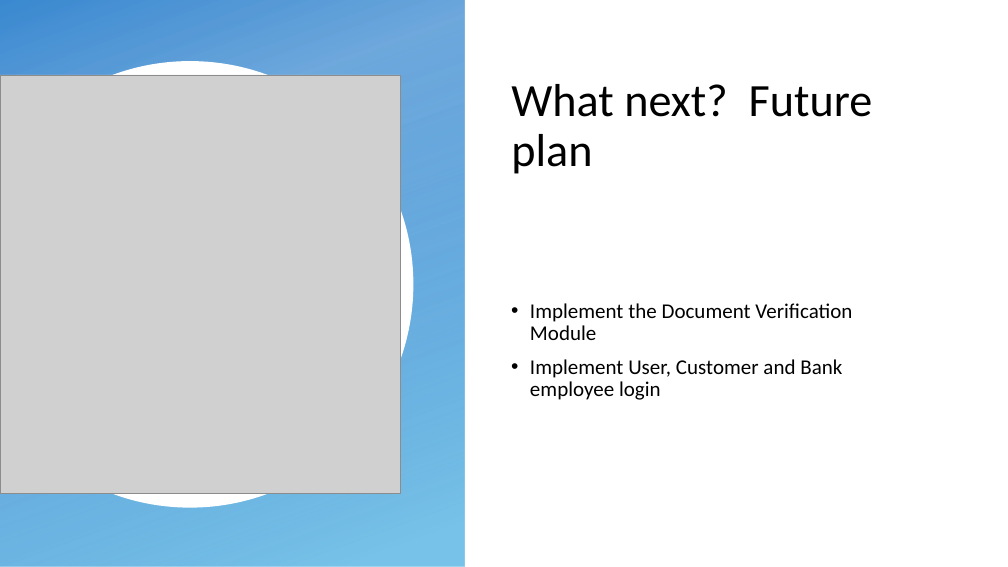
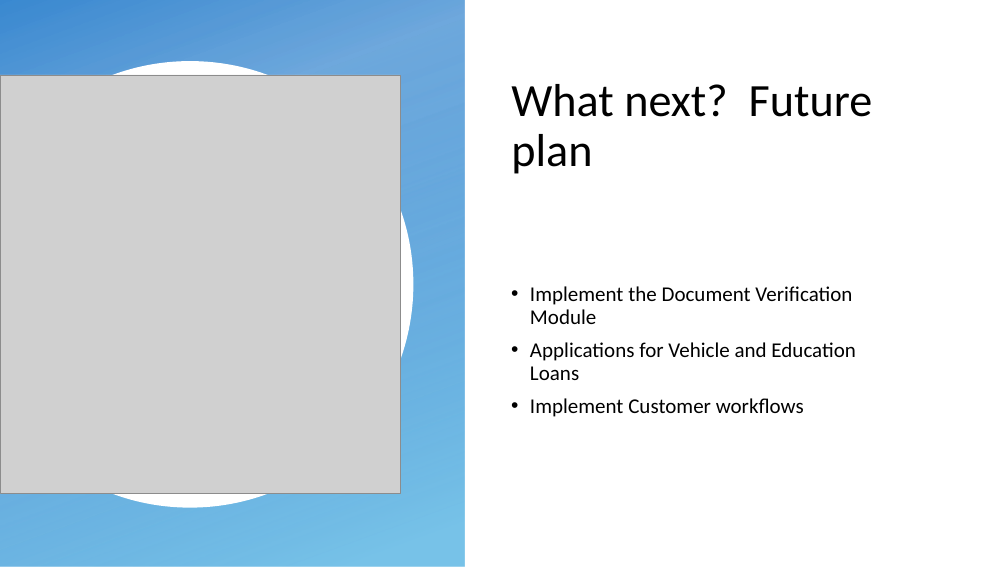
Before and after one commit to NehaDawda/Final_Project, a slide deck: slide 16 of Diagrams/JP-Project-Group3_Loan_Management_System_PPT_Final_Updated.pptx. Drawn at 1008x567 pixels with LibreOffice and Linux fonts; fonts in the diff are those of the drawing; grey boxes stand for pictures; background and template pictures are left out. Boxes give left, top, right and bottom in pixels: in the first picture for what was removed or moved away, otherwise in the second. Text is boxed around its words. In the diff, an @@ line names an element or a change of style, - is before the commit and + after.

```diff
--- a/Diagrams/JP-Project-Group3_Loan_Management_System_PPT_Final_Updated.pptx
+++ b/Diagrams/JP-Project-Group3_Loan_Management_System_PPT_Final_Updated.pptx
@@ text at <box>530,342,856,417</box>: text changed @@
-• Implement User, Customer and Bank employee login
+• Applications for Vehicle and Education Loans
+• Implement Customer workflows
```
Also in this commit, not shown: 7 other slides changed, 2 slides added, 2 slides removed.
